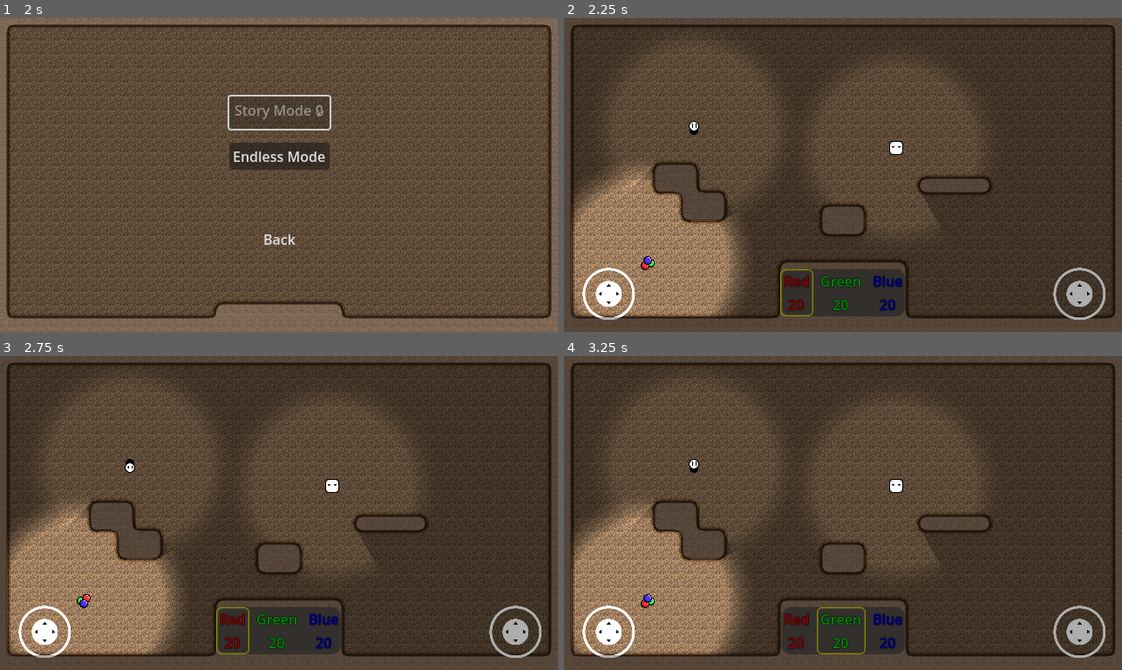
Above: before the commit, frames 1-4 (two rows, left to right).
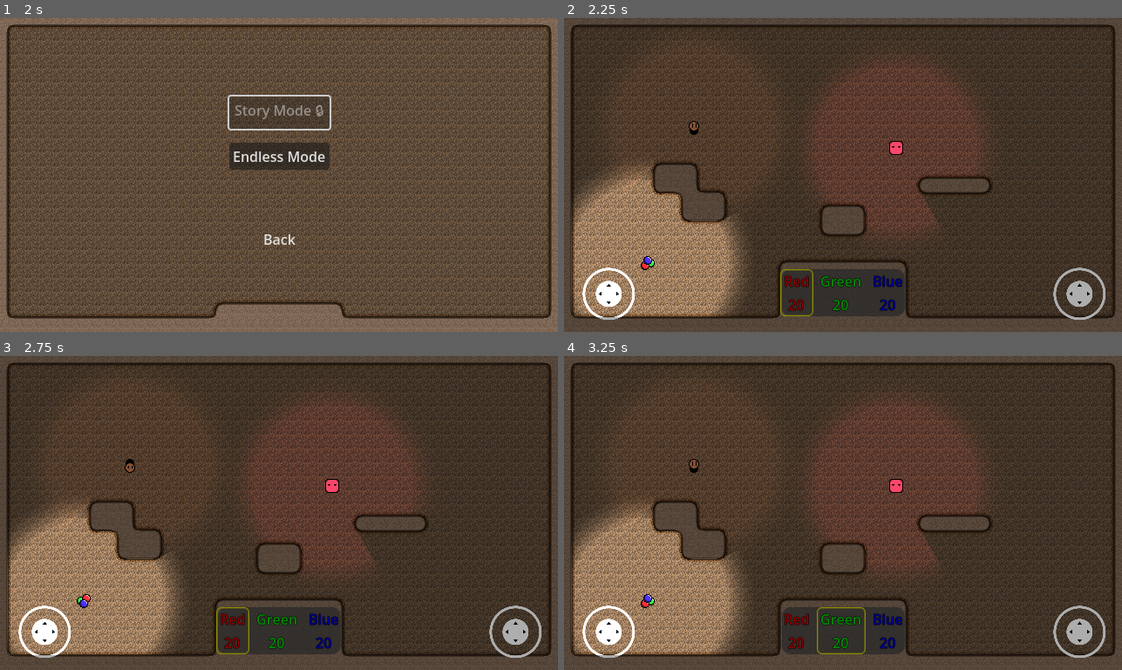
Above: after the commit, the same moments.

Repository: Degenerate-Games/shadows-below
Game: Godot game, scene res://scenes/menus/main_menu.tscn
Two runs of this game, one before a commit and one after it. Both use one fixed random seed, a clock stepped at 60 frames per second and the inputs below.
Inputs (mouse positions are in pixels of both pictures, inside the frame that each line leads up to):
- Up to frame 1 (2 s): click "Start" at 0.5 s; click "Start" at 1.25 s
- Up to frame 2 (2.25 s): click "Endless Mode" at 2 s
- Up to frame 3 (2.75 s): no input
- Up to frame 4 (3.25 s): move the mouse to (965, 497) at 2.77 s; hold L (mixing_ui_right) from 2.78 s (still down); click (965, 497) at 2.92 s

Frame 1 is identical in both runs. In frame 2, 0.1% of the frame differs, in the area x 22-61%, y 33-44%; in frame 3, 0.1%, in the area x 22-61%, y 34-44%; in frame 4, 0.1%.

Commit message:
Add automatic navigation to enemy script

Diff:
--- a/scripts/enemies/enemy.gd
+++ b/scripts/enemies/enemy.gd
@@ -1,18 +1,22 @@
-extends StaticBody2D
+extends CharacterBody2D
 
-@export var speed: int = 100
+@export var max_speed: int = 100
+@export var acceleration: int = 500
 @export var total_power: int = 375
+var target: Node2D
 var red: ColorValue
 var green: ColorValue
 var blue: ColorValue
 
 var point_light: PointLight2D
 var animation_controller: AnimatedSprite2D
+var navigation_agent: NavigationAgent2D
 
 # Called when the node enters the scene tree for the first time.
 func _ready():
 	point_light = $PointLight2D
 	animation_controller = $AnimatedSprite2D
+	navigation_agent = $NavigationAgent2D
 	var power_remaining = total_power
 	# Initialize the color values
 	red = ColorValue.new(floor(randf_range(0, power_remaining)))
@@ -27,6 +31,11 @@
 	var color = Color(red.normalize(), green.normalize(), blue.normalize())
 	point_light.color = color
 	animation_controller.self_modulate = color
+
+func _physics_process(delta):
+	var direction = to_local(navigation_agent.get_next_path_position()).normalized()
+	velocity = velocity.move_toward(direction * max_speed, acceleration * delta)
+	move_and_slide()
 
 func take_damage(damage: int):
 	var power_remaining = red.value + green.value + blue.value
@@ -53,3 +62,15 @@
 	# Repeat the process if we have damage remaining
 	if damage_remaining > 0:
 		take_damage(damage_remaining)
+
+func set_target(tgt):
+	target = tgt
+	create_path()
+
+func create_path():
+	if not target:
+		return
+	navigation_agent.target_position = target.global_position
+
+func _on_timer_timeout():
+	create_path()
